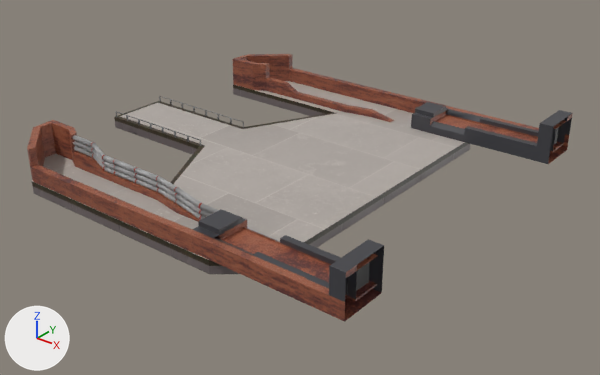
Two versions of the FBX model src/Assets/Models/Environment/Main/TutorLocationBossFight/BF_Base.fbx, one commit apart.
Rendered twice from a 50 mm lens placed at (261.0, -248.0, 142.0), pointed at (64.0, -2.0, -11.0). Arrows for +X, +Y and +Z are at lower left; the lights stay in place.

Names of what the first picture shows: 'MainPlatform.003'.
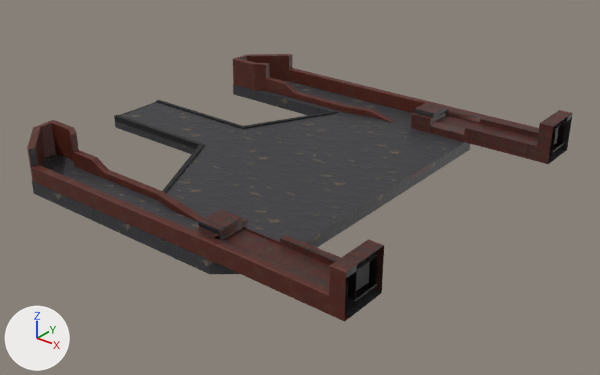
Edits to the bpy script that builds the scene:
```text
Add img_base_metalness_png:
    img_base_metalness_png = load_image('Base_Metalness.png', 'Materials/Textures/Base_Metalness.png', 2048, 2048, 'Non-Color')
Add img_base_normal_png:
    img_base_normal_png = load_image('Base_Normal.png', 'Materials/Textures/Base_Normal.png', 2048, 2048, 'Non-Color')
Add img_base_albedo_png:
    img_base_albedo_png = load_image('Base_Albedo.png', 'Materials/Textures/Base_Albedo.png', 2048, 2048, 'sRGB')
Change mat_base:
    where n0 = _N.new('ShaderNodeBsdfPrincipled'); n0.name = 'Principled BSDF'
    remove n0.inputs[2].default_value = 0.461  # 'Roughness'
    where n2 = _N.new('ShaderNodeTexImage'); n2.name = 'Image Texture'
    remove n3 = _N.new('ShaderNodeTexImage'); n3.name = 'Image Texture.001'
    remove n3.image = img_basenormal_png
    n2.image: img_basediff_png -> img_base_albedo_png
    add n5 = _N.new('ShaderNodeTexImage'); n5.name = 'Image Texture.002'
    add n5.image = img_base_metalness_png
    add n6 = _N.new('ShaderNodeTexImage'); n6.name = 'Image Texture.003'
    add n6.image = img_base_normal_png
    where n4 = _N.new('ShaderNodeNormalMap'); n4.name = 'Normal Map'
    remove _L.new(n3.outputs[0], n4.inputs[1])  # 'Color' to 'Color'
    add _L.new(n5.outputs[0], n0.inputs[1])  # 'Color' to 'Metallic'
    add _L.new(n6.outputs[0], n4.inputs[1])  # 'Color' to 'Color'
Change me_plane_013:
    used by ob_mainplatform_003; location = (34.1, 0.0, 0.0)
    remove me_plane_013.from_pydata(...)  # 3566 vertices, 3454 faces; spans x -73.0..111.0, y -82.0..82.0, z -5.0..17.0
    add me_plane_013.from_pydata(...)  # 534 vertices, 502 faces; spans x -73.0..111.0, y -82.0..82.0, z -5.0..17.0
    me_plane_013 part 1: the loose piece of 960 vertices spanning x -41.0..45.0, y -64.0..-59.0, z 5.0..14.0 is deleted
    me_plane_013 part 2: the loose piece of 88 vertices spanning x -72.0..-16.0, y 14.0, z 0.0..3.0 is deleted
    me_plane_013 part 3: the loose piece of 88 vertices spanning x -72.0..-16.0, y -14.0, z 0.0..3.0 is deleted
    me_plane_013 part 4: 4 vertices moved within x -29.0..45.0, y -64.0..-59.0, z 0.0..7.0; 1920 vertices removed from x -41.0..45.0, y -64.0..-59.0, z 0.0..11.0; 24 vertices added at x -73.0..7.0, y -56.0..56.0, z 0.0..1.0
    me_plane_013 part 5: 454 kept faces spanning x -73.0..111.0, y -82.0..82.0, z -5.0..17.0 get new texture (UV) coordinates
    me_plane_013 part 6: the surface is now shaded flat
```

Where the change shows, as pixel boxes (x1, y1, x2, y2) in the pictures (600 x 375 px):
'MainPlatform.003', surface changed, reshaped: (27, 54, 573, 322) in both
part 1 of me_plane_013, deleted: before (72, 135, 219, 214)
part 2 of me_plane_013, deleted: before (159, 96, 244, 128)
part 3 of me_plane_013, deleted: before (115, 111, 201, 146)
part 4 of me_plane_013, cut back: before (73, 140, 212, 221); after (74, 100, 465, 242)
part 5 of me_plane_013, surface changed: (27, 54, 573, 322) in both
